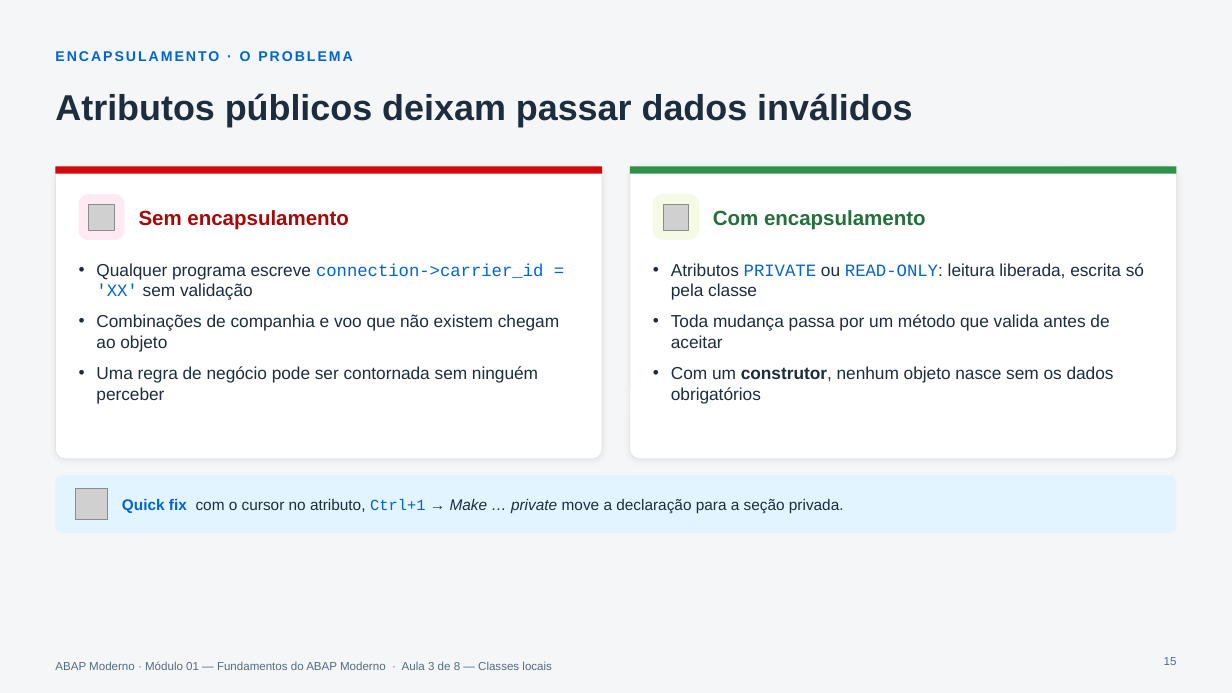
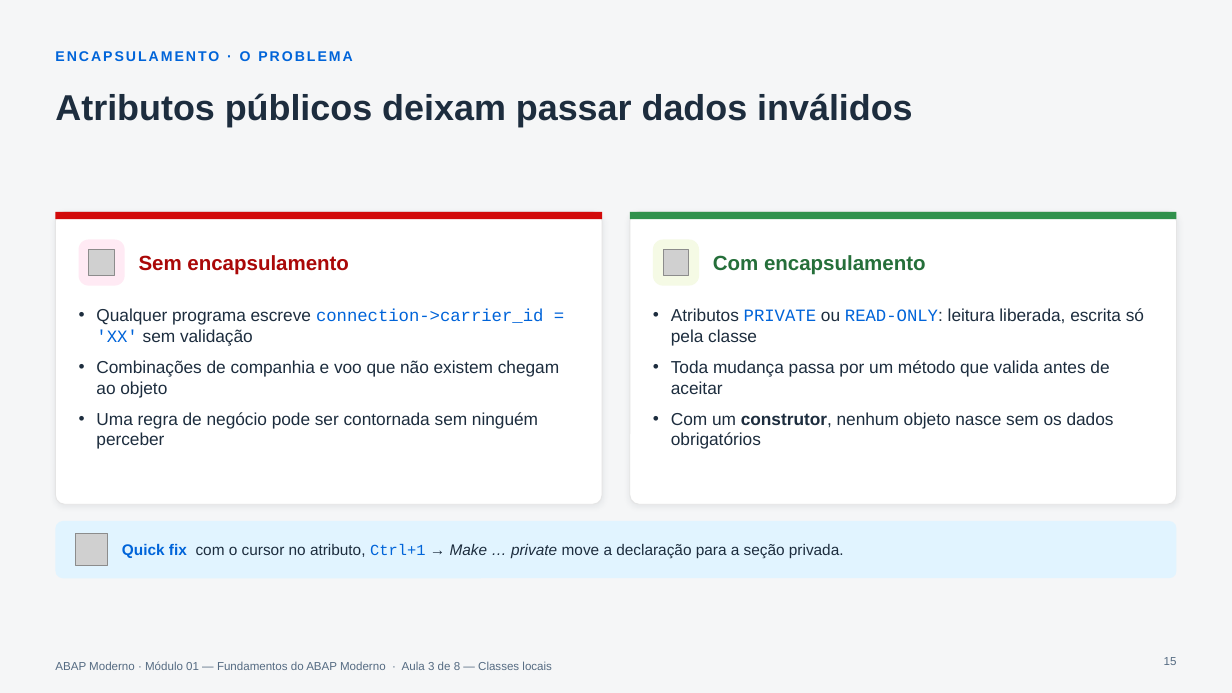
Before and after one commit to AdrianoBispo/estude-sap-abap-moderno, a slide deck: slide 15 of modulo-01/01.03 - Trabalhando com Classes Locais e Orientação a Objetos/01.03_Trabalhando_com_Classes_Locais_OO_no_ABAP.pptx. Drawn at 1232x693 pixels with LibreOffice and Linux fonts; fonts in the diff are those of the drawing; grey boxes stand for pictures. Boxes give left, top, right and bottom in pixels: in the first picture for what was removed or moved away, otherwise in the second. Text is boxed around its words. In the diff, an @@ line names an element or a change of style, - is before the commit and + after.

```diff
--- a/modulo-01/01.03 - Trabalhando com Classes Locais e Orientação a Objetos/01.03_Trabalhando_com_Classes_Locais_OO_no_ABAP.pptx
+++ b/modulo-01/01.03 - Trabalhando com Classes Locais e Orientação a Objetos/01.03_Trabalhando_com_Classes_Locais_OO_no_ABAP.pptx
@@ 5 texts, 5 rounded rectangles, 3 pictures, 2 rectangles: place and size @@
-5 texts, 5 rounded rectangles, 3 pictures, 2 rectangles at bbox=[55, 166, 1177, 533]
+5 texts, 5 rounded rectangles, 3 pictures, 2 rectangles at bbox=[55, 212, 1177, 579]
```
Also in this commit, not shown: 3 other slides changed, 7 other files.
